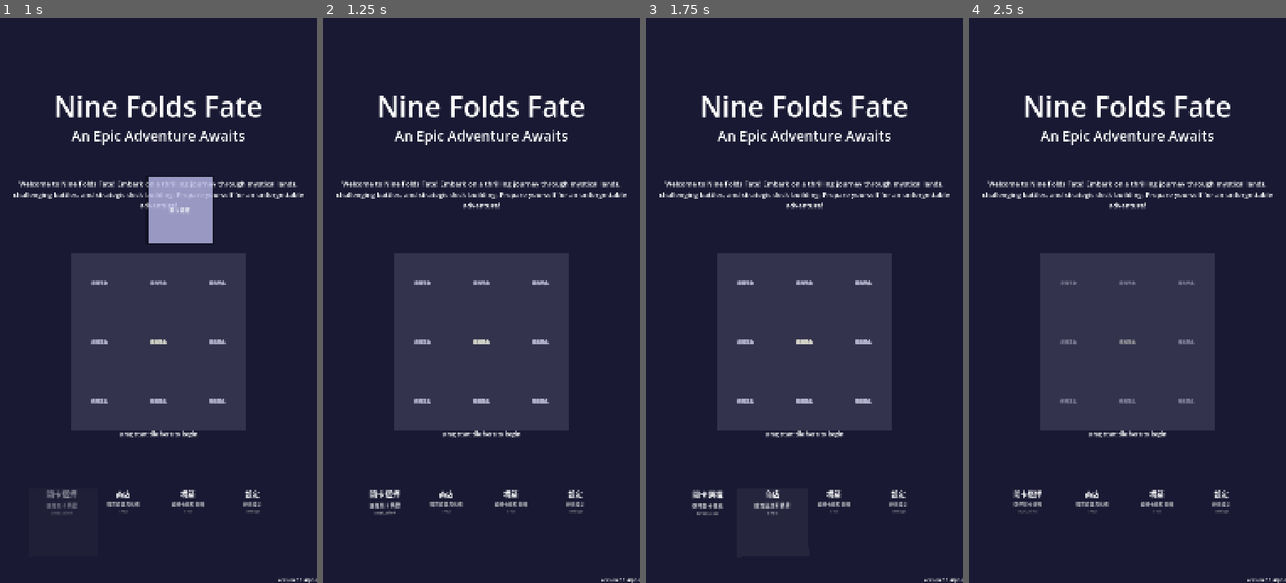
Above: before the commit, frames 1-4 (left to right).
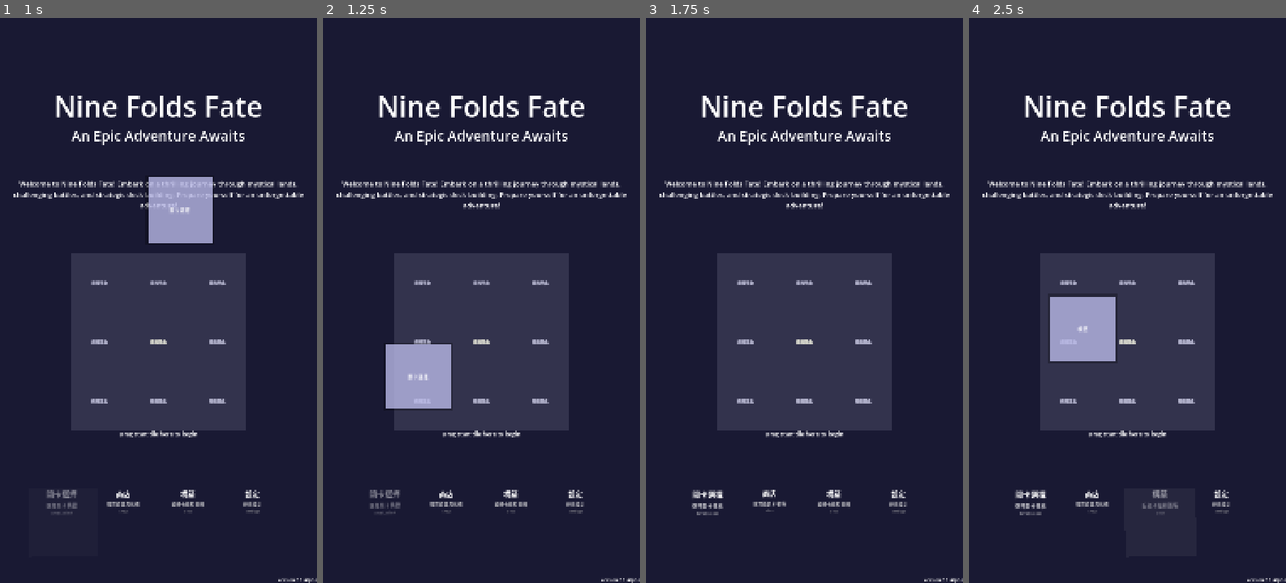
Above: after the commit, the same moments.

Repository: Chenredfish/Ninefold_Fate
Game: Godot game, scene res://main.tscn
The game is run twice, just before and just after one commit, with the same random seed, the same clock (stepped at 60 frames per second) and the same inputs.
Inputs (mouse positions are in pixels of both pictures, inside the frame that each line leads up to):
- Up to frame 1 (1 s): tap Enter (ui_accept) at 0.5 s; drag from (60, 520) to (190, 176) at 0.52 s
- Up to frame 2 (1.25 s): no input
- Up to frame 3 (1.75 s): drag from (769, 520) to (788, 413) at 1.27 s
- Up to frame 4 (2.5 s): tap Enter (ui_accept) at 2 s; move the mouse to (1156, 520) at 2.02 s; tap 2 at 2.1 s; click (1156, 520) at 2.17 s

Frame 1 is identical in both runs. In frame 2, 2.6% of the frame differs, in the area x 14-41%, y 57-88%; in frame 3, 0.2%; in frame 4, 3.2%, in the area x 13-72%, y 46-88%.

Commit message:
Refactor DragDropManager and animations for improved clarity and reliability

Diff:
--- a/scripts/ui/DropZone.gd
+++ b/scripts/ui/DropZone.gd
@@ -17,6 +17,7 @@
 # === 內部節點 ===
 var highlight_overlay: ColorRect
 var border_highlight: NinePatchRect
+var _active_tween: Tween
 
 func _ready():
 	# 創建高亮覆蓋層
@@ -161,25 +162,31 @@
 
 # 開始脈動動畫
 func start_pulse_animation():
-	var tween = create_tween()
-	tween.set_loops()
-	tween.tween_property(highlight_overlay, "modulate:a", 0.3, 0.5)
-	tween.tween_property(highlight_overlay, "modulate:a", 0.8, 0.5)
+	_kill_active_tween()
+	_active_tween = create_tween()
+	_active_tween.set_loops()
+	_active_tween.tween_property(highlight_overlay, "modulate:a", 0.3, 0.5)
+	_active_tween.tween_property(highlight_overlay, "modulate:a", 0.8, 0.5)
 
 # 開始搖擺動畫
 func start_shake_animation():
-	var tween = create_tween()
-	tween.set_loops()
+	_kill_active_tween()
 	var original_pos = position
-	tween.tween_property(self, "position", original_pos + Vector2(2, 0), 0.1)
-	tween.tween_property(self, "position", original_pos + Vector2(-2, 0), 0.1)
-	tween.tween_property(self, "position", original_pos, 0.1)
+	_active_tween = create_tween()
+	_active_tween.set_loops()
+	_active_tween.tween_property(self, "position", original_pos + Vector2(2, 0), 0.1)
+	_active_tween.tween_property(self, "position", original_pos + Vector2(-2, 0), 0.1)
+	_active_tween.tween_property(self, "position", original_pos, 0.1)
 
 # 停止所有動畫
 func stop_all_animations():
-	# 在 Godot 4.x 中，Tween 會自動管理，我們只需要恢復狀態
-	# 恢復原始狀態
+	_kill_active_tween()
 	highlight_overlay.modulate.a = 1.0
+
+func _kill_active_tween():
+	if _active_tween and _active_tween.is_valid():
+		_active_tween.kill()
+	_active_tween = null
 
 # === 投放處理 ===
 
--- a/scripts/ui/tiles/NavigationTile.gd
+++ b/scripts/ui/tiles/NavigationTile.gd
@@ -175,6 +175,10 @@
 
 		# 延遲切換場景，讓動畫完成
 		await get_tree().create_timer(0.5).timeout
+
+		# 節點可能在等待期間被移除
+		if not is_instance_valid(self):
+			return
 
 		# 實際場景切換
 		perform_scene_transition()
--- a/singletons/DragDropManager.gd
+++ b/singletons/DragDropManager.gd
@@ -57,28 +57,27 @@
 		print("[DragDropManager] 警告：沒有正在拖拽的圖塊")
 		return false
 
+	var tile = current_dragging_tile
 	var drop_zone = find_drop_zone_at_position(global_pos)
-	var success = false
-
-	if drop_zone != null and can_drop_on_zone(current_dragging_tile, drop_zone):
-		# 成功投放
-		success = true
-		perform_drop_action(current_dragging_tile, drop_zone)
+	var success = drop_zone != null and can_drop_on_zone(tile, drop_zone)
+
+	if success:
+		perform_drop_action(tile, drop_zone)
 		play_drop_success_animation()
 		print("[DragDropManager] 投放成功")
+		tile_drag_ended.emit(tile.tile_data, drop_zone, true)
+		_finish_drag()
 	else:
-		# 失敗，回彈動畫
-		play_drop_fail_animation()
 		print("[DragDropManager] 投放失敗，執行回彈")
-
-	# 發送結束拖拽訊號
-	tile_drag_ended.emit(current_dragging_tile.tile_data, drop_zone, success)
-
-	# 清理拖拽狀態
+		tile_drag_ended.emit(tile.tile_data, drop_zone, false)
+		play_drop_fail_animation()  # tween callback 會呼叫 _finish_drag
+
+	return success
+
+# 清理並重置拖拽狀態（cleanup_drag 的完整版，包含清除 current_dragging_tile）
+func _finish_drag():
 	cleanup_drag()
 	current_dragging_tile = null
-
-	return success
 
 # === 拖拽預覽管理 ===
 
@@ -184,12 +183,12 @@
 
 	# 彈性回到原位置
 	tween.tween_method(
-		func(pos): if drag_preview: drag_preview.global_position = pos,
+		func(pos): if is_instance_valid(drag_preview): drag_preview.global_position = pos,
 		current_pos,
 		original_pos + drag_offset,
 		0.4
 	)
-	tween.tween_callback(cleanup_drag)
+	tween.tween_callback(_finish_drag)
 
 # 創建成功粒子效果
 func create_success_particles(position: Vector2):
